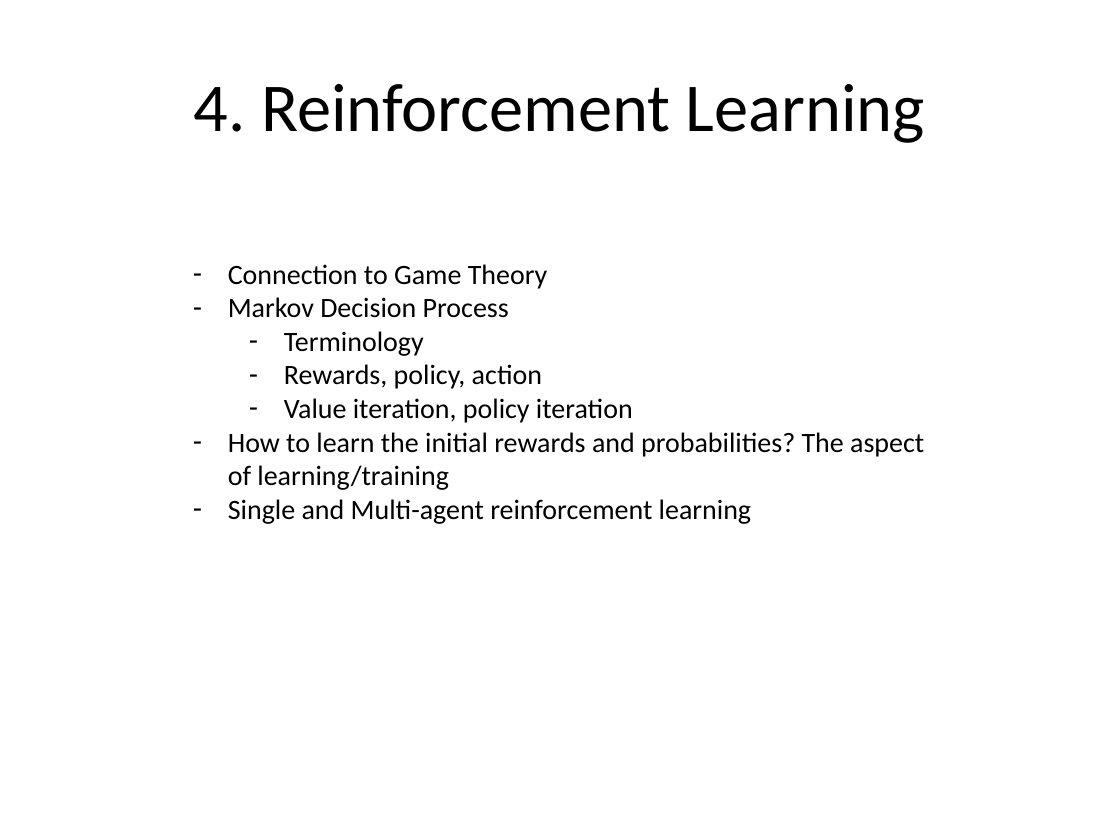
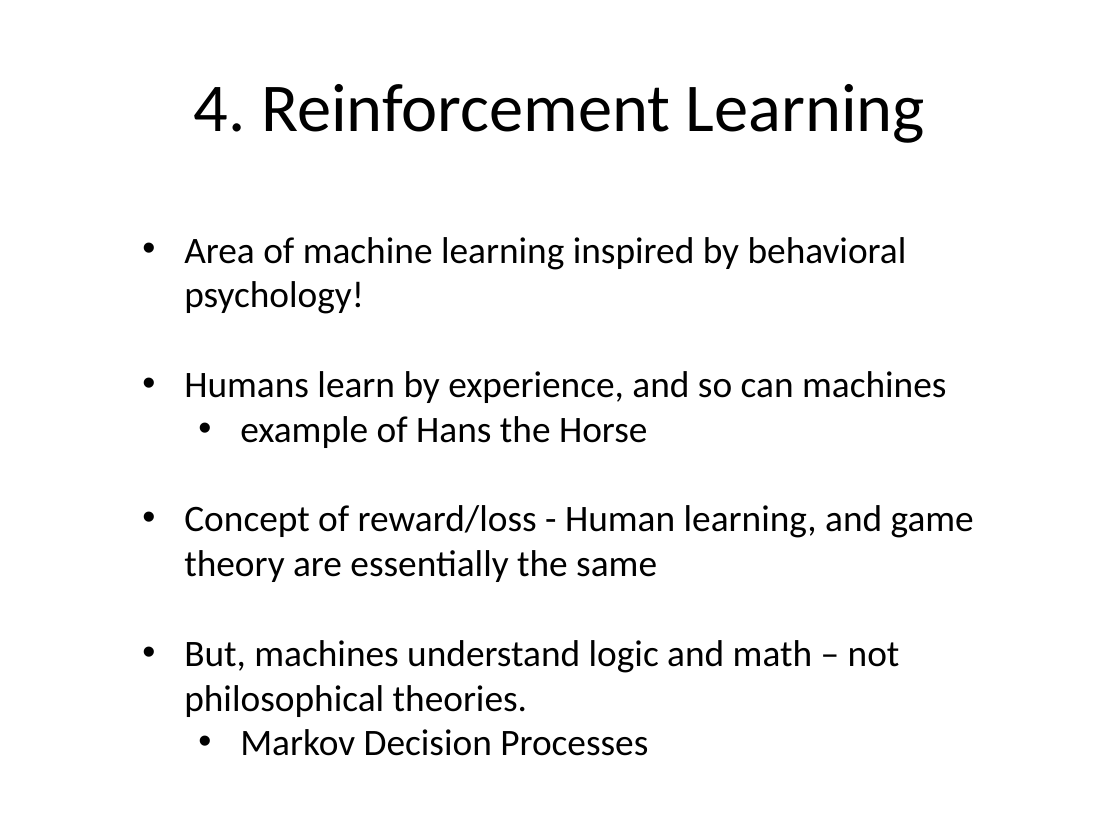
Before and after one commit to talhajansari/dermalink, a slide deck: slide 2 of FRONT_END/logo_lab/FINAL_presentation.pptx. Drawn at 1120x840 pixels with LibreOffice and Linux fonts; fonts in the diff are those of the drawing. Boxes give left, top, right and bottom in pixels: in the first picture for what was removed or moved away, otherwise in the second. Text is boxed around its words. In the diff, an @@ line names an element or a change of style, - is before the commit and + after.

```diff
--- a/FRONT_END/logo_lab/FINAL_presentation.pptx
+++ b/FRONT_END/logo_lab/FINAL_presentation.pptx
@@ text at (184,237,974,756): text changed; size 18 to 24 pt @@
-– Connection to Game Theory
-– Markov Decision Process
-  – Terminology
-  – Rewards, policy, action
-  – Value iteration, policy iteration
-– How to learn the initial rewards and probabilities? The aspect of learning/training
-– Single and Multi-agent reinforcement learning
+• Area of machine learning inspired by behavioral psychology!
+• Humans learn by experience, and so can machines
+  • example of Hans the Horse
+• Concept of reward/loss - Human learning, and game theory are essentially the same
+• But, machines understand logic and math – not philosophical theories.
+  • Markov Decision Processes
```
Also in this commit, not shown: 1 slide added, 10 other files.
